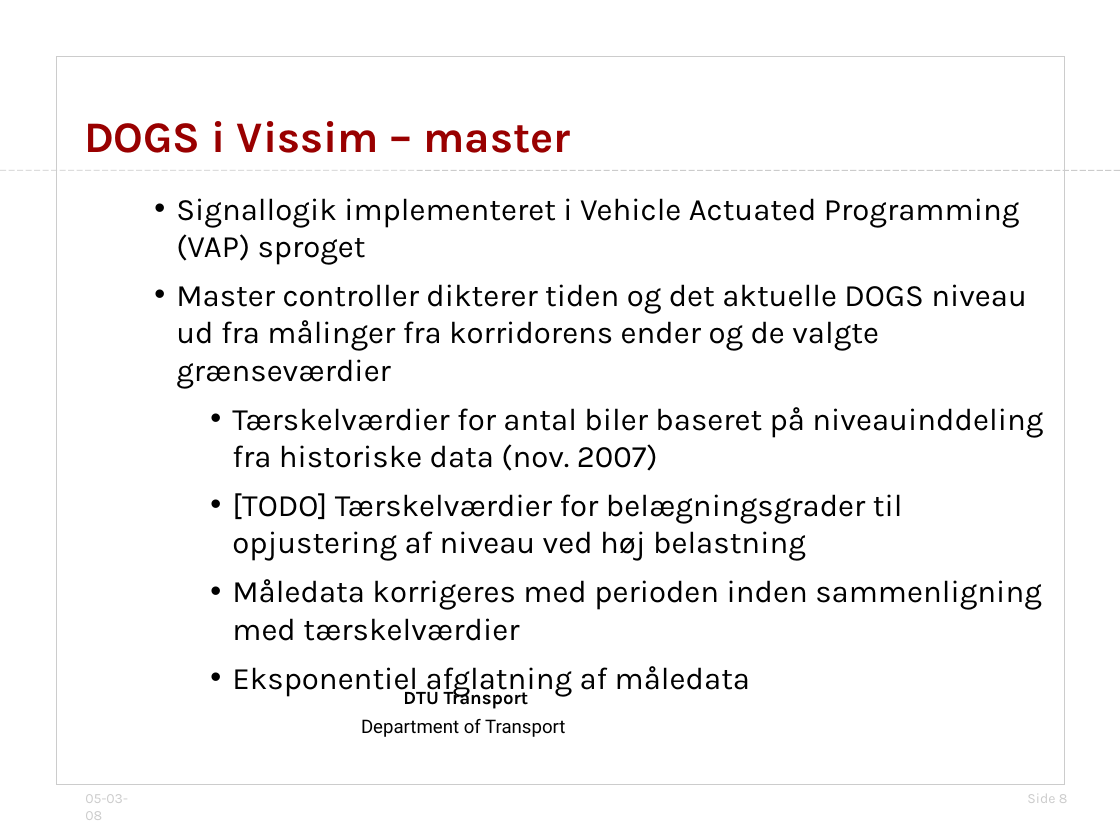
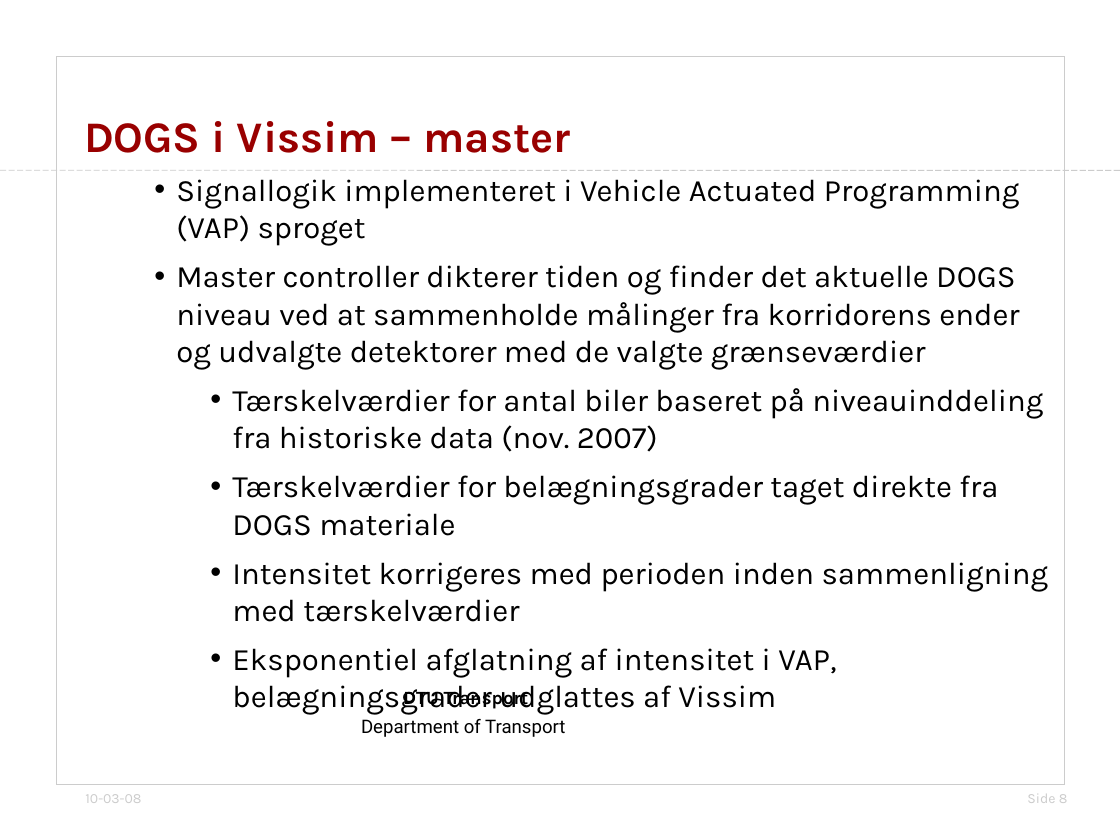
Before and after one commit to jonyonyx/greenwaves, a slide deck: slide 8 of thesis/præsentation_simulering_dogs.odp. Drawn at 1120x840 pixels with LibreOffice and Linux fonts; fonts in the diff are those of the drawing; background and template pictures are left out. Boxes give left, top, right and bottom in pixels: in the first picture for what was removed or moved away, otherwise in the second. Text is boxed around its words. In the diff, an @@ line names an element or a change of style, - is before the commit and + after.

```diff
--- a/thesis/præsentation_simulering_dogs.odp
+++ b/thesis/præsentation_simulering_dogs.odp
@@ subtitle "Signallogik implementeret i Vehicle Actuated ...": place and size @@
-subtitle "Signallogik implementeret i Vehicle Actuated ..." at box(176, 198, 1043, 697)
+subtitle "Signallogik implementeret i Vehicle Actuated ..." at box(176, 179, 1049, 715)
@@ subtitle at box(176, 265, 1019, 370): text changed @@
-• Master controller dikterer tiden og det aktuelle DOGS niveau ud fra målinger fra korridorens ender og de valgte grænseværdier
+• Master controller dikterer tiden og finder det aktuelle DOGS niveau ved at sammenholde målinger fra korridorens ender og udvalgte detektorer med de valgte grænseværdier
@@ subtitle at box(232, 475, 1049, 715): text changed @@
-  • [TODO] Tærskelværdier for belægningsgrader til opjustering af niveau ved høj belastning
-  • Måledata korrigeres med perioden inden sammenligning med tærskelværdier
-  • Eksponentiel afglatning af måledata
+  • Tærskelværdier for belægningsgrader taget direkte fra DOGS materiale
+  • Intensitet korrigeres med perioden inden sammenligning med tærskelværdier
+  • Eksponentiel afglatning af intensitet i VAP, belægningsgrader udglattes af Vissim
@@ text at box(85, 794, 141, 803): text changed @@
-05-03-08
+10-03-08
```
Also in this commit, not shown: 9 other slides changed, 1 slide removed, 5 other files.
